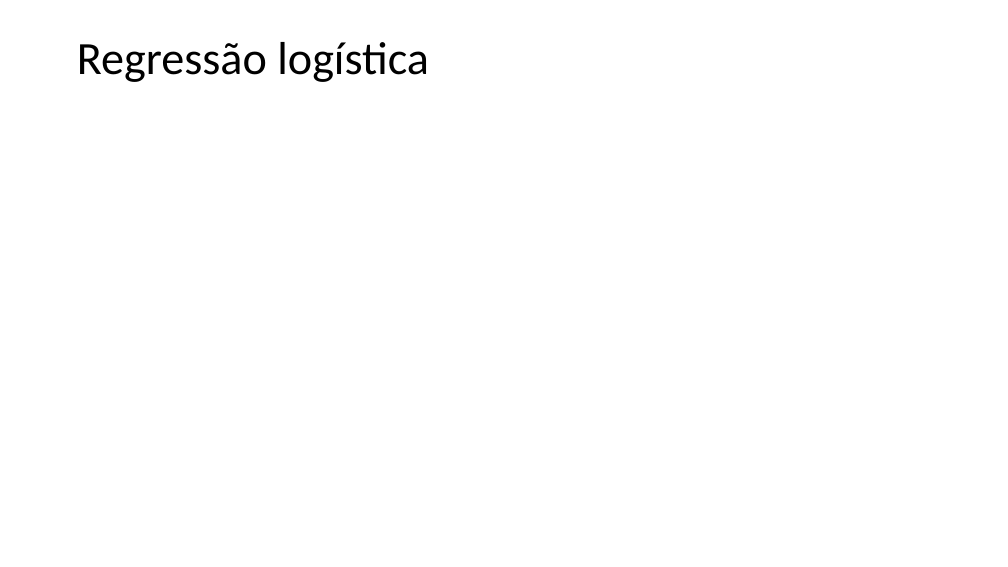
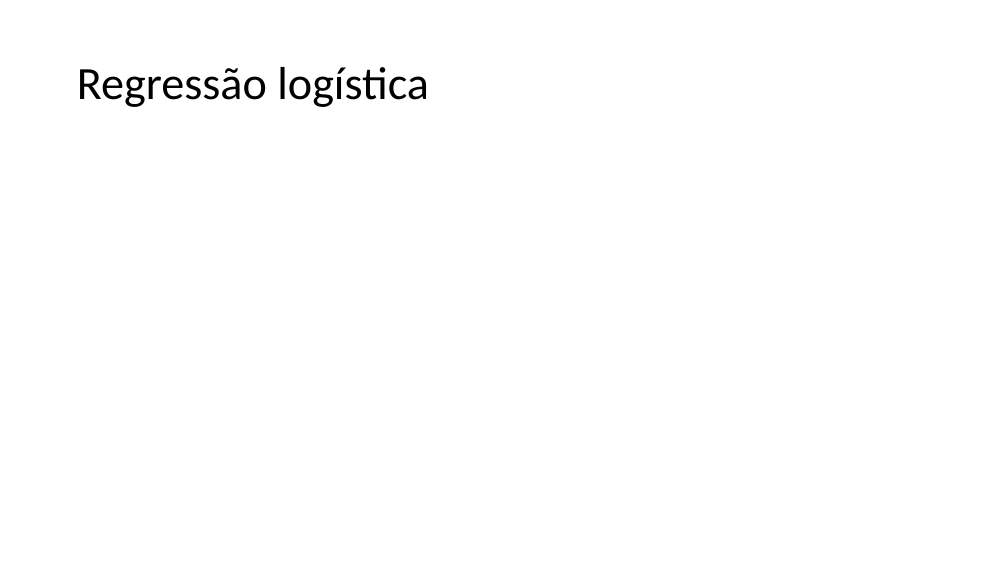
Before and after one commit to zz4fap/t320_aprendizado_de_maquina, a slide deck: slide 11 of slides/T320_Classificação (Parte III).pptx (slide 13 before the commit). Drawn at 1008x567 pixels with LibreOffice and Linux fonts; fonts in the diff are those of the drawing; grey boxes stand for pictures. Boxes give left, top, right and bottom in pixels: in the first picture for what was removed or moved away, otherwise in the second. Text is boxed around its words. In the diff, an @@ line names an element or a change of style, - is before the commit and + after.

```diff
--- a/slides/T320_Classificação (Parte III).pptx
+++ b/slides/T320_Classificação (Parte III).pptx
@@ title "Regressão logística": place and size @@
-title "Regressão logística" at (77, 42, 429, 82)
+title "Regressão logística" at (77, 67, 429, 107)
```
Also in this commit, not shown: 5 other slides changed, 6 slides added, 1 slide removed, 5 other files.
